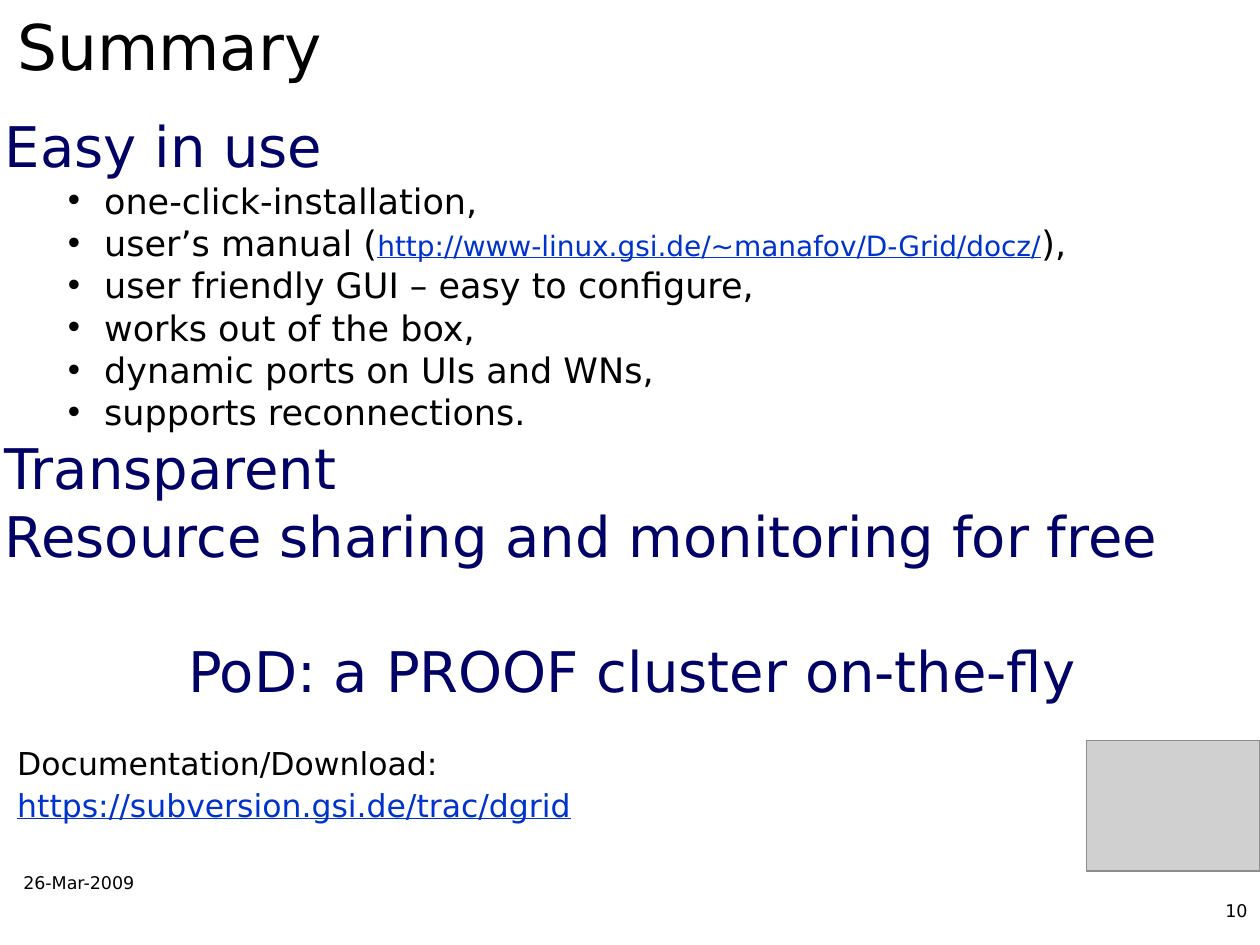
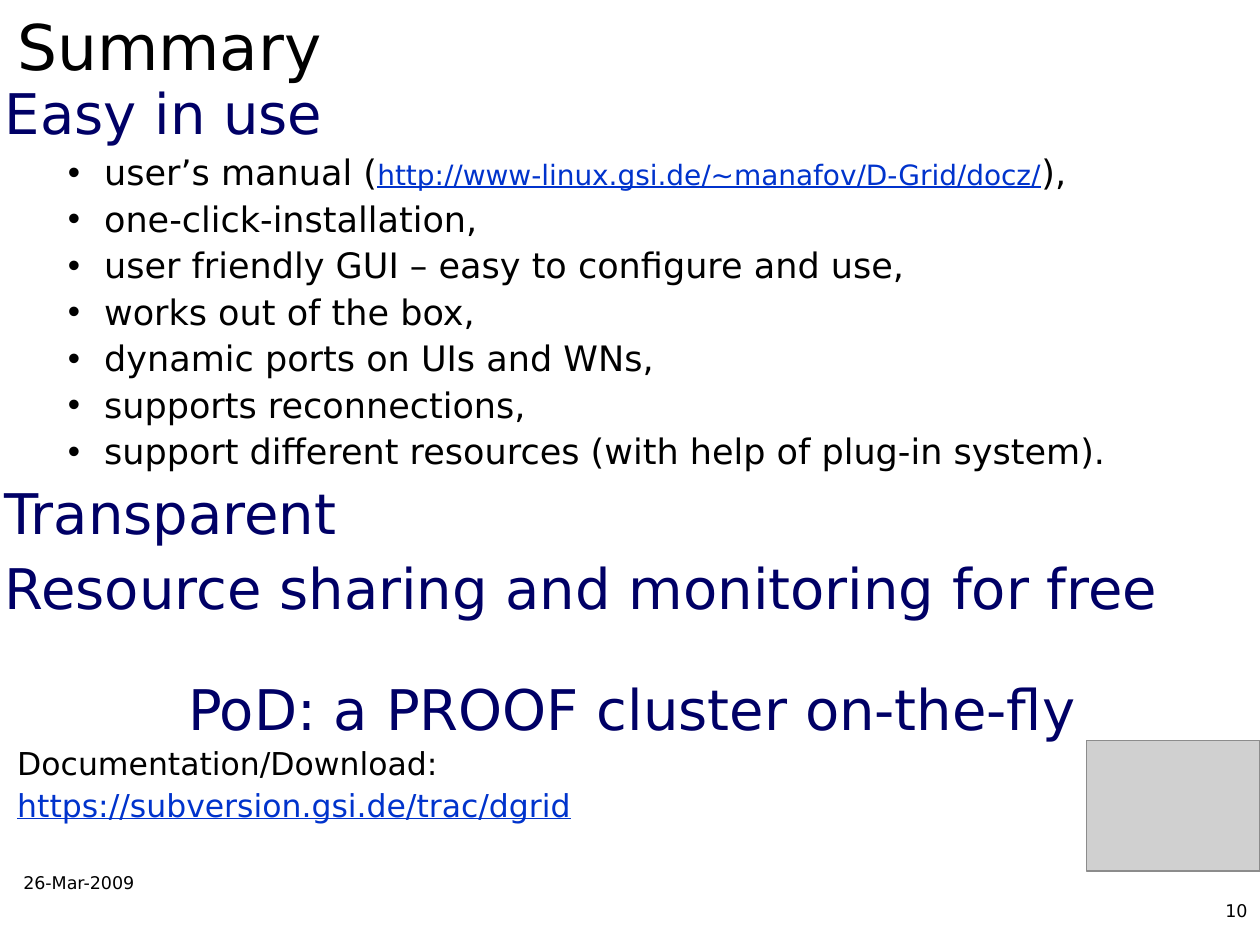
Before and after one commit to AnarManafov/PoDDocumentation, a slide deck: slide 10 of CHEP/CHEP2009/CHEP2009-PoD-AnarManafov.ppt. Drawn at 1260x945 pixels with LibreOffice and Linux fonts; fonts in the diff are those of the drawing; grey boxes stand for pictures; background and template pictures are left out. Boxes give left, top, right and bottom in pixels: in the first picture for what was removed or moved away, otherwise in the second. Text is boxed around its words. In the diff, an @@ line names an element or a change of style, - is before the commit and + after.

```diff
--- a/CHEP/CHEP2009/CHEP2009-PoD-AnarManafov.ppt
+++ b/CHEP/CHEP2009/CHEP2009-PoD-AnarManafov.ppt
@@ text "Easy in use": place and size @@
-text "Easy in use" at (5,124,1157,704)
+text "Easy in use" at (5,91,1157,741)
@@ text at (5,91,1157,741): line spacing 0.8 to 0.9 @@
@@ text at (104,158,1040,191): paragraph added @@
+  • user’s manual (http://www-linux.gsi.de/~manafov/D-Grid/docz/),
@@ text at (104,251,904,286): text changed @@
-  • user’s manual (http://www-linux.gsi.de/~manafov/D-Grid/docz/),
-  • user friendly GUI – easy to configure,
+  • user friendly GUI – easy to configure and use,
@@ text at (104,391,1105,472): text changed @@
-  • supports reconnections.
+  • supports reconnections,
+  • support different resources (with help of plug-in system).
```
Also in this commit, not shown: 2 other slides changed.
